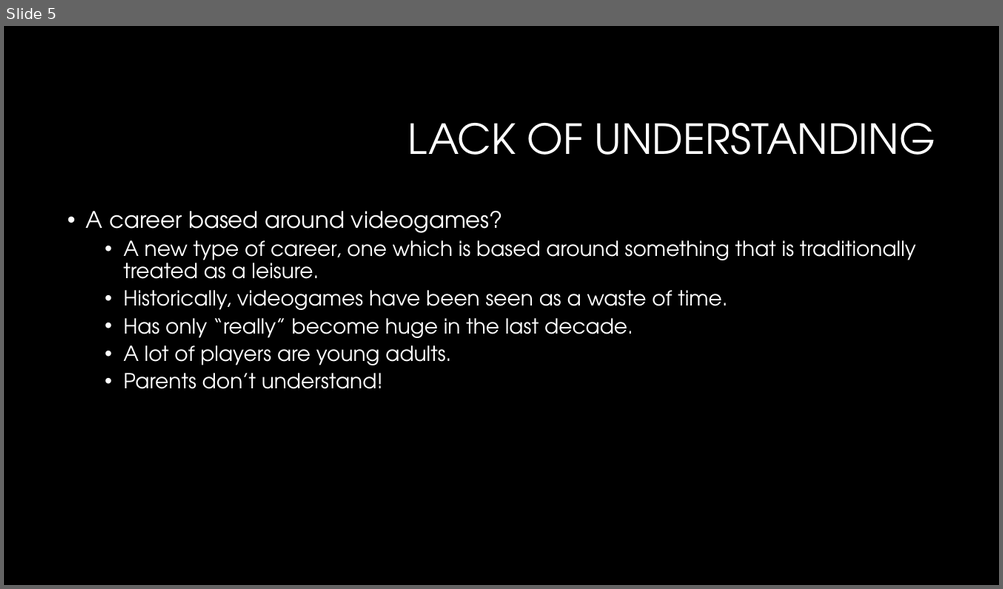
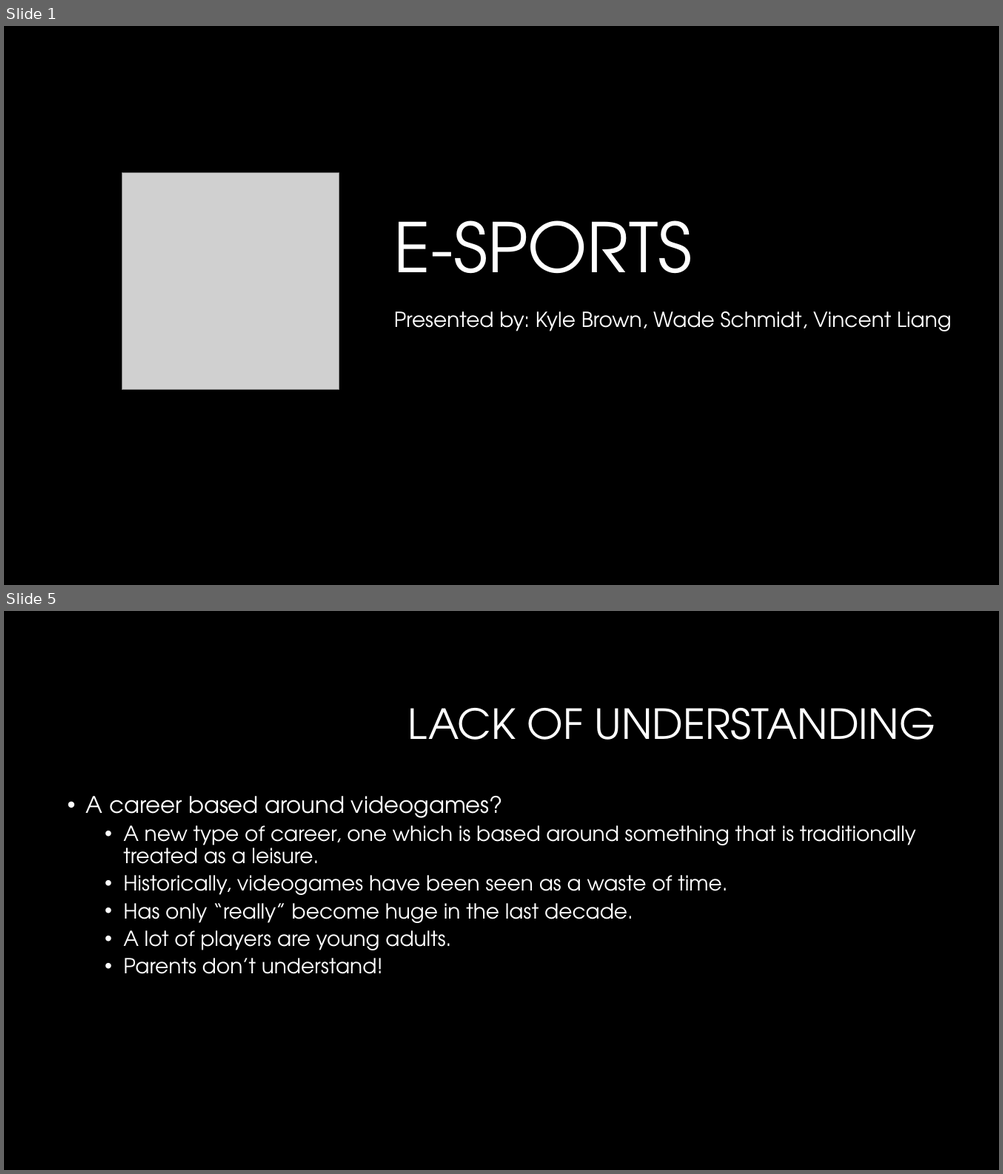
Before and after one commit to vinceleg/lab04_repo, a slide deck: dtc_team16_pitch_presentation.pptx. Shown one above the other, each under a label of ours: slide 5 before the commit, slides 1 and 5 after it; the slides between them are not shown. The pictures are 1003x589 and 1003x1174 pixels, drawn with LibreOffice and Linux fonts; fonts in the diff are those of the drawing; grey boxes stand for pictures; background and template pictures are left out. Boxes give left, top, right and bottom in pixels: in the first picture for what was removed or moved away, otherwise in the second. Text is boxed around its words. In the diff, an @@ line names an element or a change of style, - is before the commit and + after.

```diff
--- a/dtc_team16_pitch_presentation.pptx
+++ b/dtc_team16_pitch_presentation.pptx
@@ slide 1 added at [4,26,999,585], background #000000 @@
@@ picture added at [122,173,339,390] @@
@@ title added at [394,221,692,274], 66 pt, text #FFFFFF @@
+E-SPORTS
@@ subtitle added at [394,312,951,332], 20 pt, text #FFFFFF @@
+Presented by: Kyle Brown, Wade Schmidt, Vincent Liang
```
Also in this commit, not shown: 9 slides changed, 2 slides removed.
